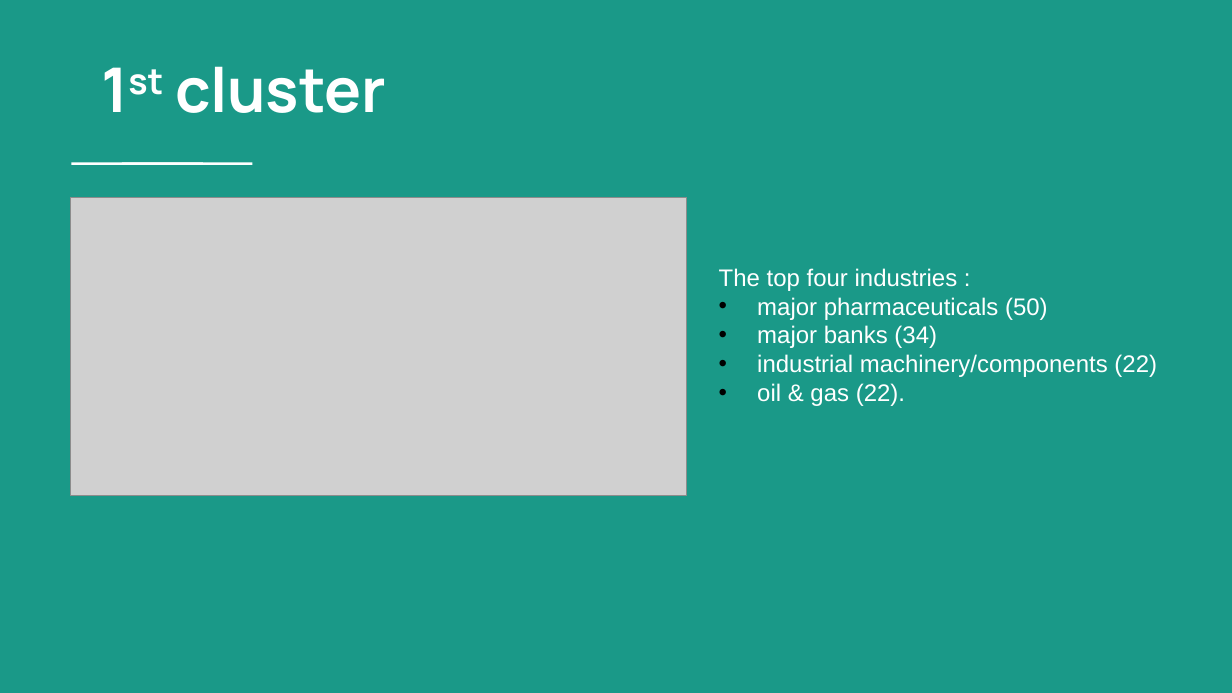
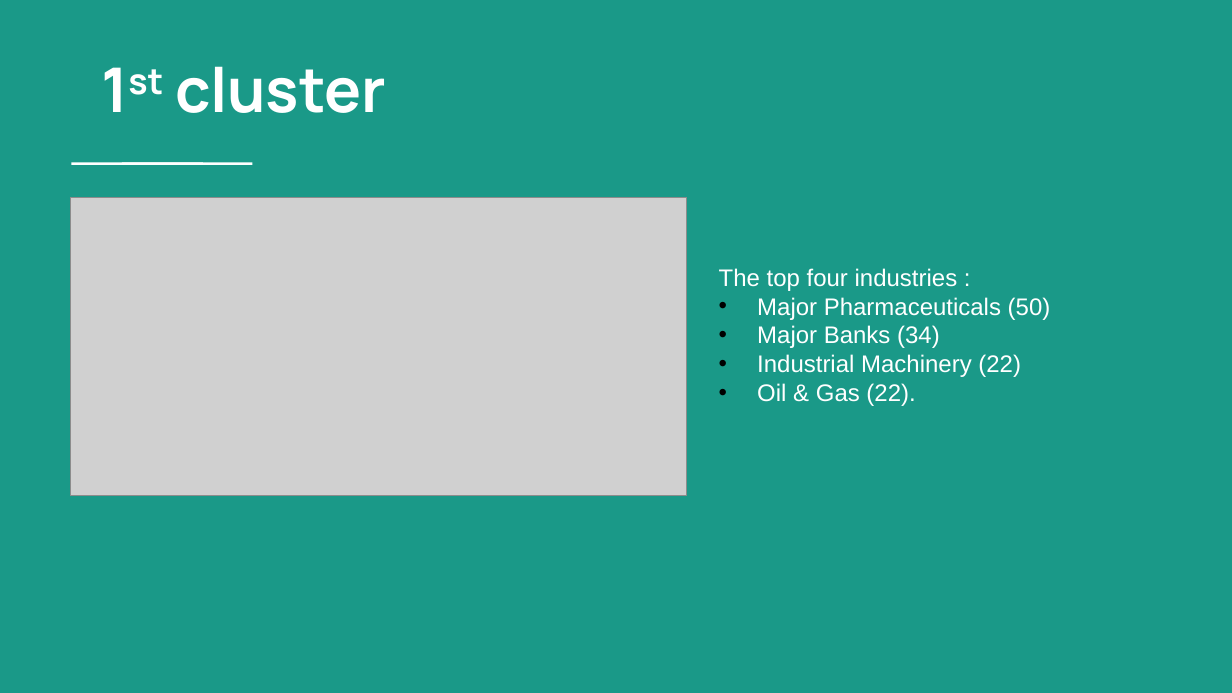
Before and after one commit to okcaiko-gmail/Fionastudy, a slide deck: slide 18 of Examination of Domestic Economic Impact of the US-China Trade War by Analyzing Stock Market Fluctuations with Unsupervised Machine Learning.pptx (slide 13 before the commit). Drawn at 1232x693 pixels with LibreOffice and Linux fonts; fonts in the diff are those of the drawing; grey boxes stand for pictures. Boxes give left, top, right and bottom in pixels: in the first picture for what was removed or moved away, otherwise in the second. Text is boxed around its words. In the diff, an @@ line names an element or a change of style, - is before the commit and + after.

```diff
--- a/Examination of Domestic Economic Impact of the US-China Trade War by Analyzing Stock Market Fluctuations with Unsupervised Machine Learning.pptx
+++ b/Examination of Domestic Economic Impact of the US-China Trade War by Analyzing Stock Market Fluctuations with Unsupervised Machine Learning.pptx
@@ text at [757, 297, 1051, 406]: text changed @@
-• major pharmaceuticals (50)
-• major banks (34)
-• industrial machinery/components (22)
-• oil & gas (22).
+• Major Pharmaceuticals (50)
+• Major Banks (34)
+• Industrial Machinery (22)
+• Oil & Gas (22).
```
Also in this commit, not shown: 14 other slides changed, 6 slides added.
